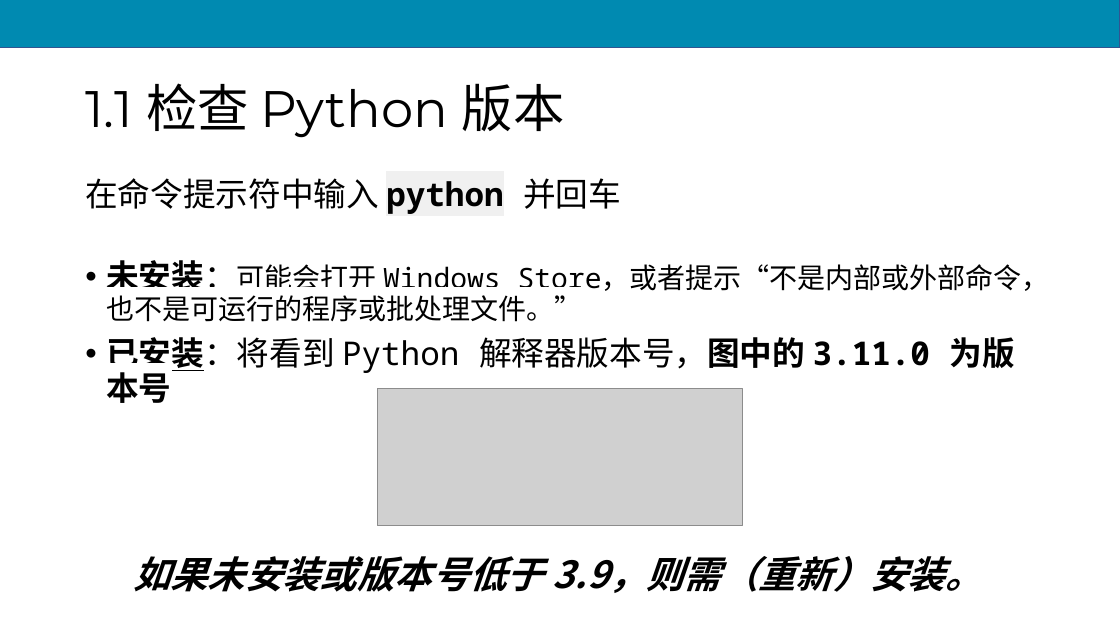
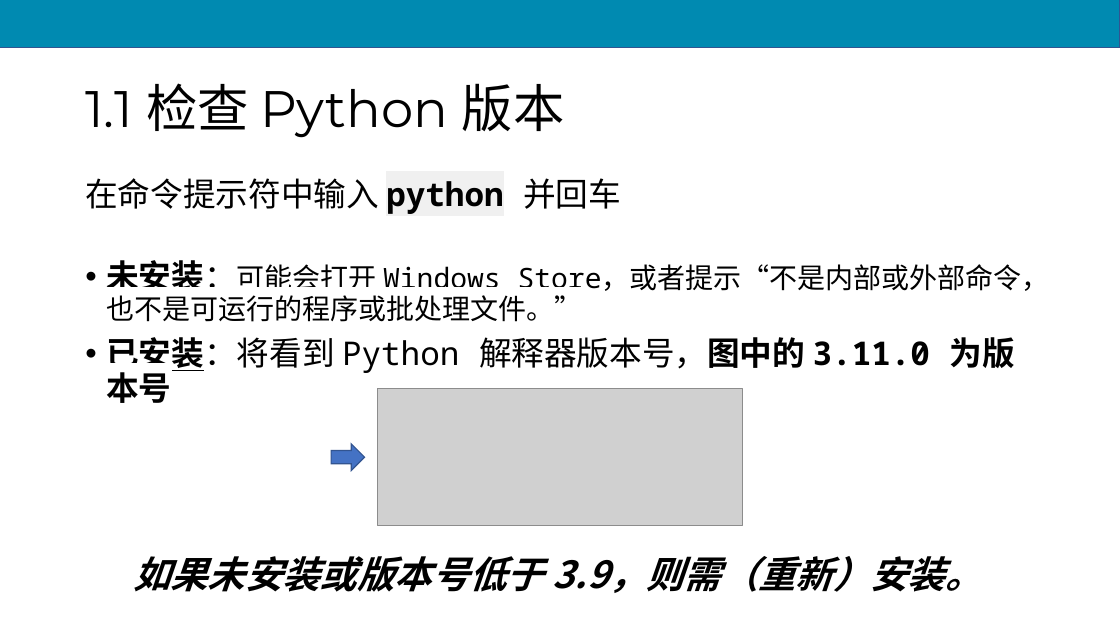
Before and after one commit to scruel/pcc_3e_slides, a slide deck: slide 9 of PPT/python1.pptx. Drawn at 1120x630 pixels with LibreOffice and Linux fonts; fonts in the diff are those of the drawing; grey boxes stand for pictures. Boxes give left, top, right and bottom in pixels: in the first picture for what was removed or moved away, otherwise in the second. Text is boxed around its words. In the diff, an @@ line names an element or a change of style, - is before the commit and + after.

```diff
--- a/PPT/python1.pptx
+++ b/PPT/python1.pptx
@@ right arrow added at (331,444,365,471), fill #4472C4, outline #325491 1 pt @@
```
Also in this commit, not shown: 2 other slides changed, 21 other files.
